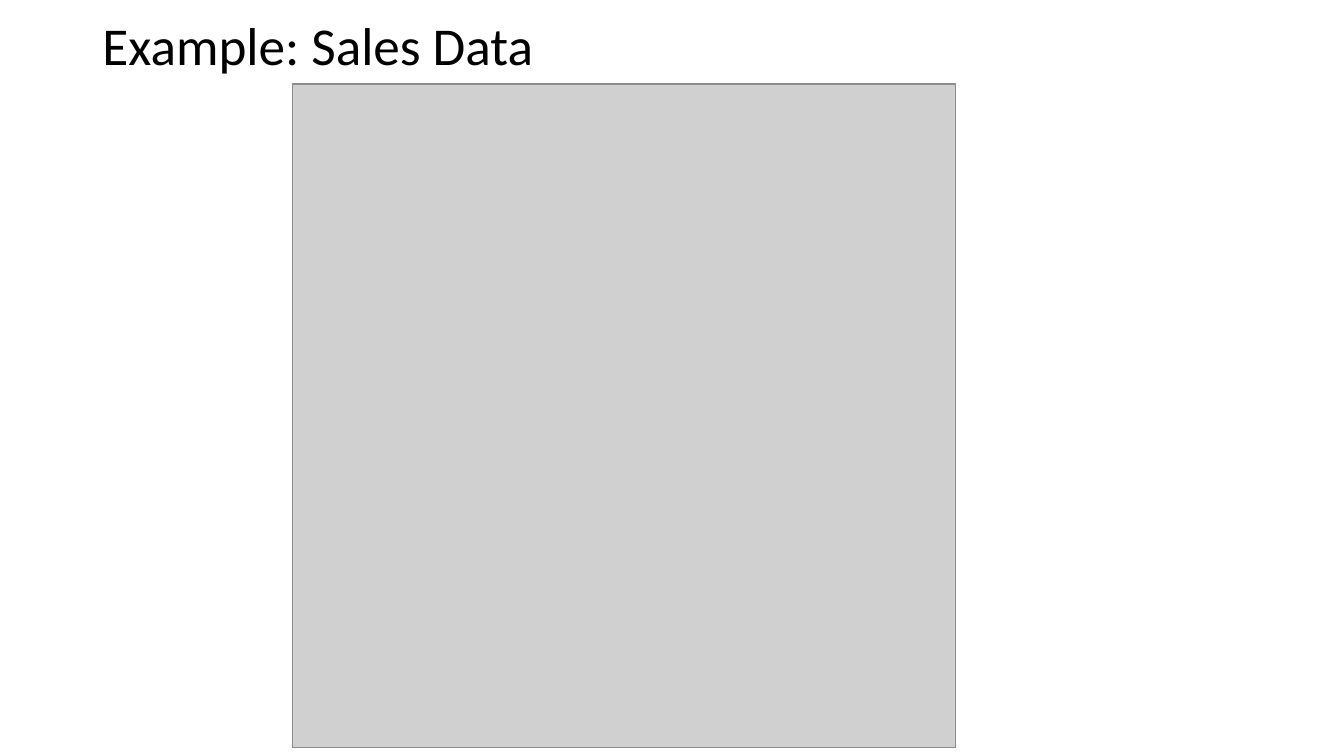
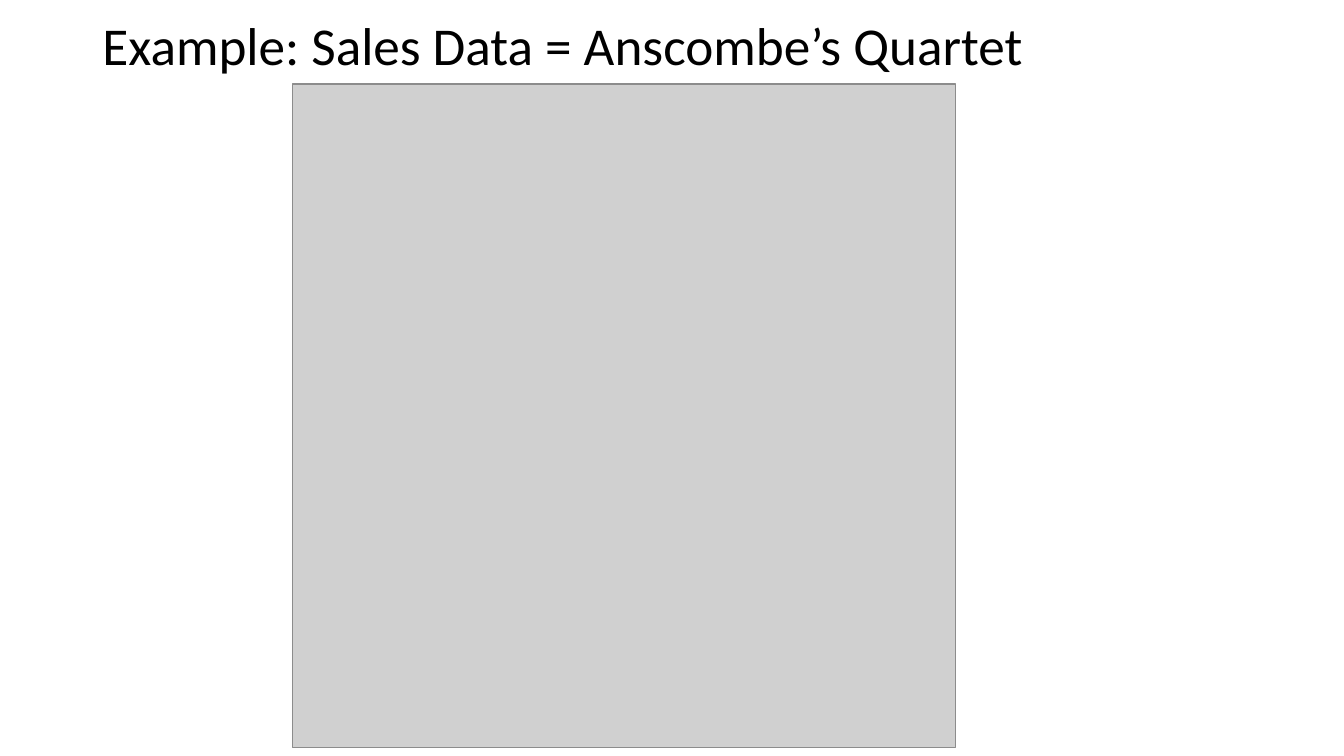
Before and after one commit to ipozdeev/it-skills-for-research, a slide deck: slide 18 of visualization/visualization_slides.pptx. Drawn at 1344x756 pixels with LibreOffice and Linux fonts; fonts in the diff are those of the drawing; grey boxes stand for pictures. Boxes give left, top, right and bottom in pixels: in the first picture for what was removed or moved away, otherwise in the second. Text is boxed around its words. In the diff, an @@ line names an element or a change of style, - is before the commit and + after.

Commit message:
data in visualization lecture

```diff
--- a/visualization/visualization_slides.pptx
+++ b/visualization/visualization_slides.pptx
@@ title at <box>102,27,1022,74</box>: text changed @@
-Example: Sales Data
+Example: Sales Data = Anscombe’s Quartet
```
Also in this commit, not shown: 5 other slides changed, 2 other files.
